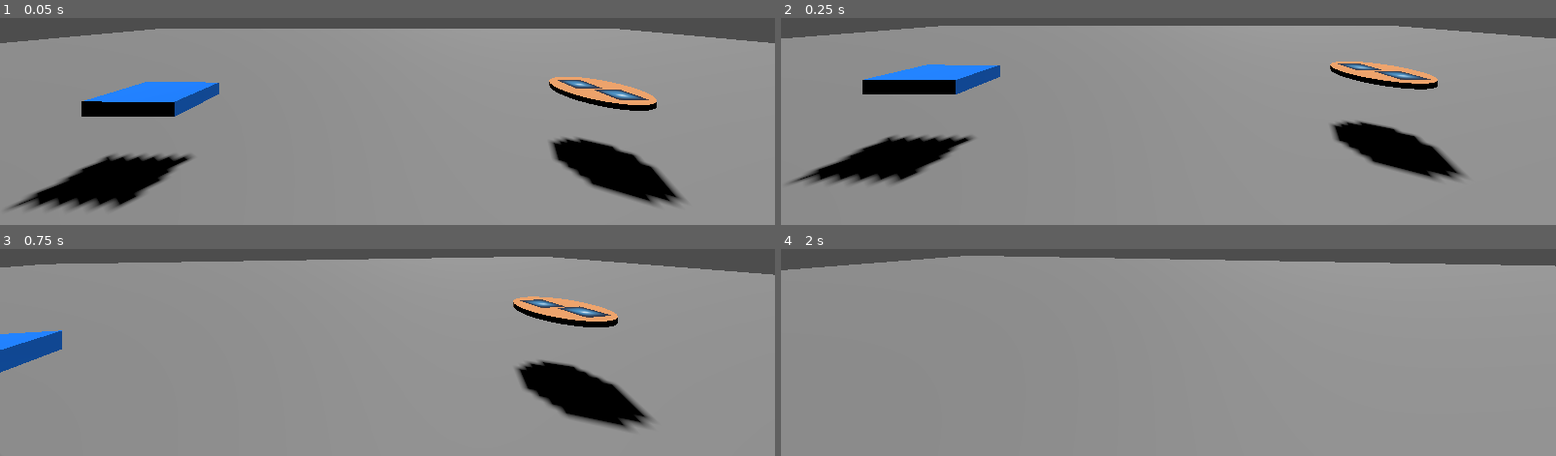
Above: before the commit, frames 1-4 (two rows, left to right).
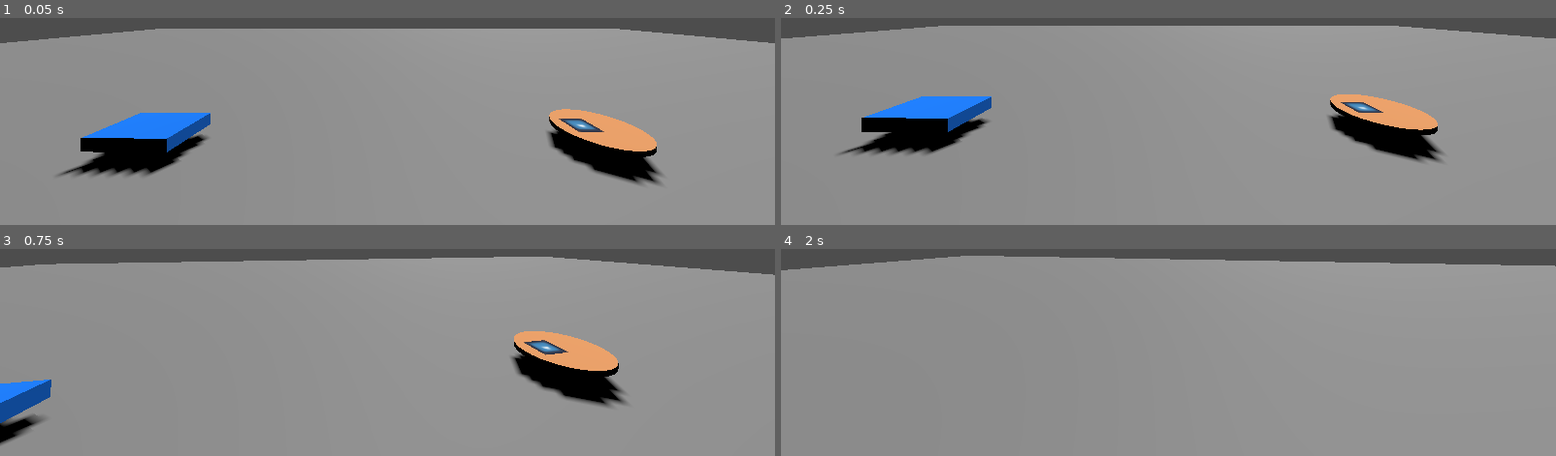
Above: after the commit, the same moments.

Repository: AKM372/STAR-Scholars-Project-2026
Game: Godot game, scene res://world.tscn
Two runs of this game, one before a commit and one after it. Both use one fixed random seed, a clock stepped at 60 frames per second and the inputs below. The engine's default icon, where the game draws it, is replaced by a stand-in: a white triangle on a blue panel in a dark square.
Inputs (mouse positions are in pixels of both pictures, inside the frame that each line leads up to):
- Up to frame 1 (0.05 s): no input
- Up to frame 2 (0.25 s): no input
- Up to frame 3 (0.75 s): tap Enter at 0.5 s; move the mouse to (outside the picture) at 0.52 s; hold Up (forward) from 0.53 s (still down); hold F (interact) from 0.53 s (still down)
- Up to frame 4 (2 s): keep holding Up (forward); tap Space (jump) at 0.77, 1.52 s; click (outside the picture) at 0.8 s; move the mouse to (outside the picture) at 1.27 s; release F (interact) at 1.28 s; click (outside the picture) at 1.35 s; tap F (interact) at 1.55 s

The runs differ from the first frame. In frame 1, 13% of the frame differs, in the area x 1-89%, y 28-93%; in frame 2, 12%; in frame 3, 7.7%; in frame 4, nothing differs.

Commit message:
Progress with hand placement and scrubbing
I've fought with Claude on this one very hard, but ended up scrapping the reparenting pick up approach to instead the objects just "following" the hand markers. sponge was working a second ago, but while trying to add an area3d (in order to detect dirt while being held, since the collision was disabled) i reset it and it's off kilter again.

Diff:
--- a/plate.tscn
+++ b/plate.tscn
@@ -24,11 +24,17 @@
 [sub_resource type="CylinderShape3D" id="CylinderShape3D_ffgcv"]
 height = 0.1
 
+[sub_resource type="BoxShape3D" id="BoxShape3D_uw33f"]
+
 [node name="Plate" type="RigidBody3D"]
+top_level = true
+freeze_mode = 1
+contact_monitor = true
+max_contacts_reported = 1
 script = ExtResource("1_s5yhh")
 
 [node name="MeshInstance3D" type="MeshInstance3D" parent="."]
-transform = Transform3D(1, 0, 0, 0, 0.030846179, 0, 0, 0, 1, 0, 0.5, 0)
+transform = Transform3D(1, 0, 0, 0, 0.030846179, 0, 0, 0, 1, 0, 0, 0)
 mesh = SubResource("CylinderMesh_uw33f")
 surface_material_override/0 = SubResource("StandardMaterial3D_g4jty")
 
@@ -36,15 +42,20 @@
 mesh = SubResource("ArrayMesh_jcf13")
 
 [node name="CollisionShape3D" type="CollisionShape3D" parent="."]
-transform = Transform3D(1, 0, 0, 0, 1, 0, 0, 0, 1, 0, 0.5, 0)
 shape = SubResource("CylinderShape3D_ffgcv")
 
-[node name="Dirt" type="Sprite3D" parent="." groups=["dirt"]]
-transform = Transform3D(0.27, 0, 0, 0, -1.1802075e-08, -0.27, 0, 0.27, -1.1802075e-08, 0.0776481, 0.53446066, 0.21529734)
+[node name="Dirt" type="Node3D" parent="." groups=["dirt"]]
+transform = Transform3D(0.25060862, 0, 0, 0, 0.11985808, 0, 0, 0, 0.25736696, -0.18370616, 0.034743726, -0.03638649)
+
+[node name="DirtSprite" type="Sprite3D" parent="Dirt"]
+transform = Transform3D(1, 0, 0, 0, -4.371139e-08, -1, 0, 1, -4.371139e-08, 0, 0, 0)
 texture = ExtResource("2_uw33f")
 
-[node name="CollisionShape3D" type="CollisionShape3D" parent="Dirt"]
+[node name="Area3D" type="Area3D" parent="Dirt"]
 
-[node name="Dirt2" type="Sprite3D" parent="." groups=["dirt"]]
-transform = Transform3D(0.27, 0, 0, 0, -1.1802075e-08, -0.27, 0, 0.27, -1.1802075e-08, -0.10226363, 0.53446066, -0.16245341)
-texture = ExtResource("2_uw33f")
+[node name="DirtCollision" type="CollisionShape3D" parent="Dirt/Area3D"]
+transform = Transform3D(1, 0, 0, 0, -4.371139e-08, -1, 0, 1, -4.371139e-08, 0, 0, 0)
+shape = SubResource("BoxShape3D_uw33f")
+
+[connection signal="area_entered" from="Dirt/Area3D" to="." method="_on_area_3d_area_entered"]
+[connection signal="body_exited" from="Dirt/Area3D" to="." method="_on_area_3d_body_exited"]
--- a/plate_script.gd
+++ b/plate_script.gd
@@ -4,11 +4,15 @@
 var selected = false
 var outlineWidth = 0.05
 var player
+var sponge
 @onready var collision_shape_3d: CollisionShape3D = $CollisionShape3D
 
-func _input(event: InputEvent) -> void:
-	if event.is_action_pressed('interact') and selected:
-		player.pick_up_object(self)
+@onready var DirtSprite: Sprite3D = $Dirt/DirtSprite
+@onready var DirtCollision: CollisionShape3D = $Dirt/Area3D/DirtCollision
+
+#func _input(event: InputEvent) -> void:
+	#if event.is_action_pressed('interact') and selected:
+		#player.pick_up_object(self)
 
 func _ready():
 	player = get_tree().get_first_node_in_group("player")
@@ -18,17 +22,31 @@
 		print('not connected')
 	outlineMesh.visible = false
 
+	#sponge = get_tree().get_first_node_in_group("sponge")
+	#sponge.cleaned.connect()
+
 func _set_selected(object):
 	selected = self == object
 
-func _process(delta):
-	outlineMesh.visible = selected
-	collision_shape_3d.disabled = player == get_parent()
+func _process(_delta):
+	var held = (player.pickedObject == self)
+
+	outlineMesh.visible = selected and not held
+	collision_shape_3d.disabled = held
+
+	if held:
+		return
 
 	if selected:
 		plate.position.y = outlineWidth
 	else:
 		plate.position.y = 0
 
-func clean():
-	pass
+
+
+func _on_area_3d_area_entered(area: Area3D) -> void:
+	if area.is_in_group('sponge') and player.scrubbing:
+		print('cleaning the dirt')
+		#cleaned.emit()
+		DirtSprite.visible = false
+		DirtCollision.disabled = true
--- a/player.gd
+++ b/player.gd
@@ -1,115 +1,95 @@
 extends CharacterBody3D
-
-#for picking up objects!
 signal interact_object
 @onready var ray_cast_3d: RayCast3D = $Head/Camera3D/RayCast3D
 @onready var hand_marker: Marker3D = %HandMarker
+@onready var sponge_marker: Marker3D = %SpongeMarker
 var pickedObject
-var offhandObject #this is the sponge
+var offhandObject #the sponge
 
-#for lookin and movin around
 @export var mouse_sensitivity := 0.003
 @onready var head: Node3D = $Head
 @export var speed := 3.0
 @export var jump_velocity := 4.5
 var gravity: float = ProjectSettings.get_setting("physics/3d/default_gravity")
-var base_speed := 5.0
 
-#for the scrubbing
 var scrubbing := false
 var scrub_progress := 0.0
 var scrub_radius := 0.3
-var scrub_speed := 6.0  # radians per second, controls how fast the circle completes
-var scrub_base_position: Vector3
+var scrub_speed := 6.0
 @onready var scrub_marker: Marker3D = $Head/Camera3D/ScrubMarker
-var scrub_home_position: Vector3  # where the sponge returns to (the hand/sponge marker spot)
 
 func _ready() -> void:
 	add_to_group("player")
 	Input.mouse_mode = Input.MOUSE_MODE_CAPTURED
 
 func _process(delta):
-	if ray_cast_3d.is_colliding():
-		var collider = ray_cast_3d.get_collider()
-		interact_object.emit(collider)
-	else: interact_object.emit(null)
+	# selection raycast
+	interact_object.emit(ray_cast_3d.get_collider() if ray_cast_3d.is_colliding() else null)
 
-	if scrubbing:
-		scrub_progress += scrub_speed * delta
-		var offset = Vector3(cos(scrub_progress), 0, sin(scrub_progress)) * scrub_radius
-		offhandObject.position = scrub_base_position + offset
+	# keep held objects glued to their markers every frame
+	if pickedObject:
+		pickedObject.global_transform = hand_marker.global_transform
 
-		if scrub_progress >= TAU:  # TAU = 2 * PI, one full circle done
-			scrubbing = false
-			offhandObject.position = scrub_home_position  # snap back to exact start
+	if offhandObject:
+		if scrubbing:
+			scrub_progress += scrub_speed * delta
+			var offset = Vector3(cos(scrub_progress), 0, sin(scrub_progress)) * scrub_radius
+			offhandObject.global_transform = scrub_marker.global_transform
+			offhandObject.global_position += offset
+			if scrub_progress >= TAU:
+				scrubbing = false
+		else:
+			offhandObject.global_transform = sponge_marker.global_transform
 
 func _input(event: InputEvent) -> void:
 	if event is InputEventMouseMotion:
-		# Yaw: rotate the whole body left/right
 		rotate_y(-event.relative.x * mouse_sensitivity)
-		# Pitch: rotate the head up/down, clamped so you can't flip over
 		head.rotate_x(-event.relative.y * mouse_sensitivity)
 		head.rotation.x = clamp(head.rotation.x, deg_to_rad(-65), deg_to_rad(65))
 
-	# Free the cursor for testing
 	if event.is_action_pressed("cancel"):
 		Input.mouse_mode = Input.MOUSE_MODE_VISIBLE
 
-	#pick up objects
+	# single source of truth for pick up / drop
+	if event.is_action_pressed('interact'):
+		if pickedObject:
+			pickedObject.collision_shape_3d.disabled = false
+			pickedObject.freeze = false
+			pickedObject = null
+		elif ray_cast_3d.is_colliding():
+			pick_up_object(ray_cast_3d.get_collider())
 
-	if event.is_action_pressed('interact') and pickedObject:
-		pickedObject.freeze = false
-		pickedObject.reparent(get_tree().current_scene)
-		pickedObject = null
-
-	#scrub them dishes
 	if event.is_action_pressed('scrub') and offhandObject and not scrubbing:
 		scrubbing = true
 		scrub_progress = 0.0
-		scrub_home_position = offhandObject.position
-		scrub_base_position = to_local(scrub_marker.global_position)
-		offhandObject.position = scrub_base_position
 
 func _physics_process(delta: float) -> void:
-	# Gravity
 	if not is_on_floor():
 		velocity.y -= gravity * delta
-
-	# Jump
 	if Input.is_action_just_pressed("jump") and is_on_floor():
 		velocity.y = jump_velocity
-
-	# Direction relative to where we're facing
 	var input_dir := Input.get_vector("left", "right", "forward", "back")
 	var direction := (transform.basis * Vector3(input_dir.x, 0, input_dir.y)).normalized()
-
 	if direction:
 		velocity.x = direction.x * speed
 		velocity.z = direction.z * speed
 	else:
 		velocity.x = move_toward(velocity.x, 0, speed)
 		velocity.z = move_toward(velocity.z, 0, speed)
-
 	move_and_slide()
 
-
 func pick_up_object(object):
-	print("picked up object named: '", object.name, "'")
 	if object.is_in_group('sponge'):
 		if offhandObject:
 			return
-		object.reparent(self)
+		object.freeze_mode = RigidBody3D.FREEZE_MODE_KINEMATIC
 		object.freeze = true
-		object.global_position = %SpongeMarker.global_position
-		object.rotation = Vector3(0,90,0)
+		object.collision_shape_3d.disabled = true
 		offhandObject = object
 	else:
 		if pickedObject:
 			return
-		object.reparent(self)
+		object.freeze_mode = RigidBody3D.FREEZE_MODE_KINEMATIC
 		object.freeze = true
-		await get_tree().create_timer(0.1).timeout
-		object.global_position = %HandMarker.global_position
+		object.collision_shape_3d.disabled = true
 		pickedObject = object
-
-#this is a comment to test my github respository!
--- a/player.tscn
+++ b/player.tscn
@@ -22,11 +22,12 @@
 
 [node name="HandMarker" type="Marker3D" parent="Head/Camera3D"]
 unique_name_in_owner = true
-transform = Transform3D(1, 0, 0, 0, 1, 0, 0, 0, 1, -0.20674288, -0.18848181, -0.8213899)
+transform = Transform3D(1, 0, 0, 0, 1, 0, 0, 0, 1, -0.13545424, -0.26660764, -0.84549886)
 
 [node name="SpongeMarker" type="Marker3D" parent="Head/Camera3D"]
 unique_name_in_owner = true
-transform = Transform3D(1, 0, 0, 0, 1, 0, 0, 0, 1, 0.9329461, -0.62440085, -0.60134983)
+transform = Transform3D(1, 0, 0, 0, 1, 0, 0, 0, 1, 0.64435244, -0.3109206, -0.60134983)
 
 [node name="ScrubMarker" type="Marker3D" parent="Head/Camera3D"]
-transform = Transform3D(1, 0, 0, 0, 1, 0, 0, 0, 1, 0, 0, -0.7243652)
+unique_name_in_owner = true
+transform = Transform3D(1, 0, 0, 0, 1, 0, 0, 0, 1, -0.08293533, -0.19401729, -0.9416443)
--- a/sponge.tscn
+++ b/sponge.tscn
@@ -28,10 +28,12 @@
 
 [node name="sponge" type="RigidBody3D" groups=["sponge"]]
 transform = Transform3D(-0.007853948, 0, -0.9999692, 0, 1, 0, 0.9999692, 0, -0.007853948, 0, 0, 0)
+freeze_mode = 1
+contact_monitor = true
 script = ExtResource("1_s48kf")
 
 [node name="MeshInstance3D" type="MeshInstance3D" parent="."]
-transform = Transform3D(0.62333024, 0, 0, 0, 0.15837538, 0, 0, 0, 1, 0, 0.5, 0)
+transform = Transform3D(0.62333024, 0, 0, 0, 0.15837538, 0, 0, 0, 1, 0, 0, 0)
 mesh = SubResource("BoxMesh_dgjir")
 surface_material_override/0 = SubResource("StandardMaterial3D_txb15")
 
@@ -40,5 +42,12 @@
 surface_material_override/0 = SubResource("StandardMaterial3D_7m5fo")
 
 [node name="CollisionShape3D" type="CollisionShape3D" parent="." groups=["sponge"]]
-transform = Transform3D(1, 0, 0, 0, 1, 0, 0, 0, 1, 0, 0.5, 0)
 shape = SubResource("BoxShape3D_st82r")
+
+[node name="DirtDetectingArea" type="Area3D" parent="."]
+visible = false
+
+[node name="CollisionShape3D" type="CollisionShape3D" parent="DirtDetectingArea"]
+visible = false
+
+[connection signal="body_entered" from="." to="." method="_on_body_entered"]
--- a/sponge_script.gd
+++ b/sponge_script.gd
@@ -5,10 +5,9 @@
 var outlineWidth = 0.05
 var player
 @onready var collision_shape_3d: CollisionShape3D = $CollisionShape3D
-
-func _input(event: InputEvent) -> void:
-	if event.is_action_pressed('interact') and selected:
-		player.pick_up_object(self)
+#func _input(event: InputEvent) -> void:
+	#if event.is_action_pressed('interact') and selected:
+		#player.pick_up_object(self)
 
 
 
@@ -25,7 +24,6 @@
 
 func _process(delta):
 	outlineMesh.visible = selected
-	collision_shape_3d.disabled = player == get_parent()
 
 	if selected:
 		sponge.position.y = outlineWidth
--- a/world.tscn
+++ b/world.tscn
@@ -25,10 +25,10 @@
 transform = Transform3D(40, 0, 0, 0, 0.5, 0, 0, 0, 40, 0, -0.5, 0)
 mesh = SubResource("BoxMesh_f3sb7")
 
-[node name="player" parent="." instance=ExtResource("2_tlwt5")]
-
 [node name="Plate" parent="." instance=ExtResource("4_036b0")]
 transform = Transform3D(1, 0, 0, 0, 1, 0, 0, 0, 1, 2.726321, 0, -2.9065943)
 
+[node name="player" parent="." instance=ExtResource("2_tlwt5")]
+
 [node name="sponge" parent="." instance=ExtResource("3_aqk2v")]
-transform = Transform3D(-0.007853948, 0, -0.9999692, 0, 1, 0, 0.9999692, 0, -0.007853948, -2.7667038, 0, -2.6911285)
+transform = Transform3D(-0.007853948, 0, -0.9999692, 0, 1, 0, 0.9999692, 0, -0.007853948, -3.0273283, 0, -2.8755882)
Not shown: 1 places in plate.tscn that only renumber resources
